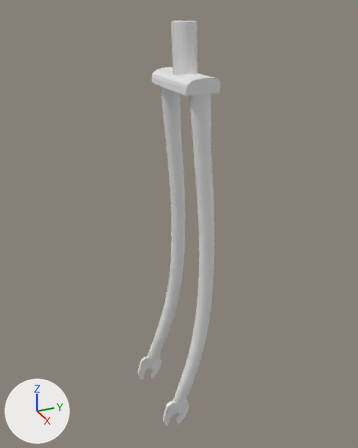
A saved change to the OBJ model models/parts/fork_03.obj.
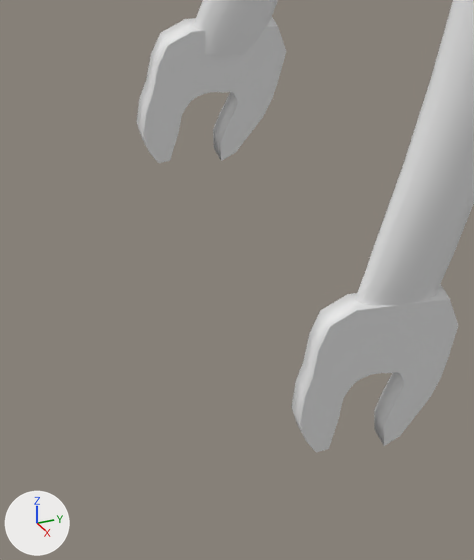
Old and new are each drawn whole from a 50 mm camera at (0.87, -0.405, 0.127) aimed at (-0.008, -0.01, -0.312) and again close up on the part from 32% to 54% of the width and 79% to 99% of the height. Every picture has the same lights, and +X, +Y and +Z are marked at lower left. Where no turn or scale is listed for an object, it has been applied to the vertices.

In view in the first close-up: 'fork_barcelona'.
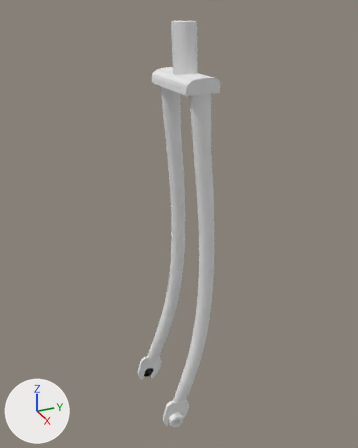
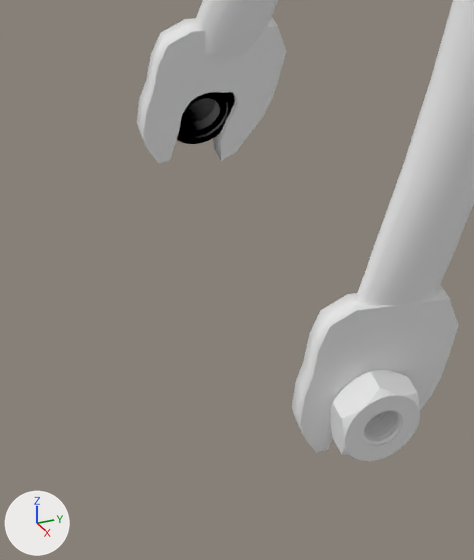
Diff of the bpy script that builds the scene:
```diff
--- a/models/parts/fork_03.obj.py
+++ b/models/parts/fork_03.obj.py
@@ me_nut_001 @@
+me_nut_001.from_pydata(...)  # 1952 vertices, 1934 faces; spans x -0.1008..-0.0811, y -0.0791..-0.0487, z -0.769..-0.734
@@ me_nut @@
+me_nut.from_pydata(...)  # 1952 vertices, 1934 faces; spans x 0.0814..0.1011, y -0.0791..-0.0487, z -0.769..-0.734
@@ ob_nut_001 @@
+ob_nut_001 = bpy.data.objects.new('Nut.001', me_nut_001)
+ob_nut_001.location = (0.0, 0.0, 0.0)
@@ ob_nut @@
+ob_nut = bpy.data.objects.new('Nut', me_nut)
+ob_nut.location = (0.0, 0.0, 0.0)
```

What differs and where, as boxes [x1, y1, x2, y2] in the close-ups (474 x 560 px):
'Nut', added
    after: [330, 370, 420, 461]
'Nut.001', added
    after: [176, 92, 235, 144]
